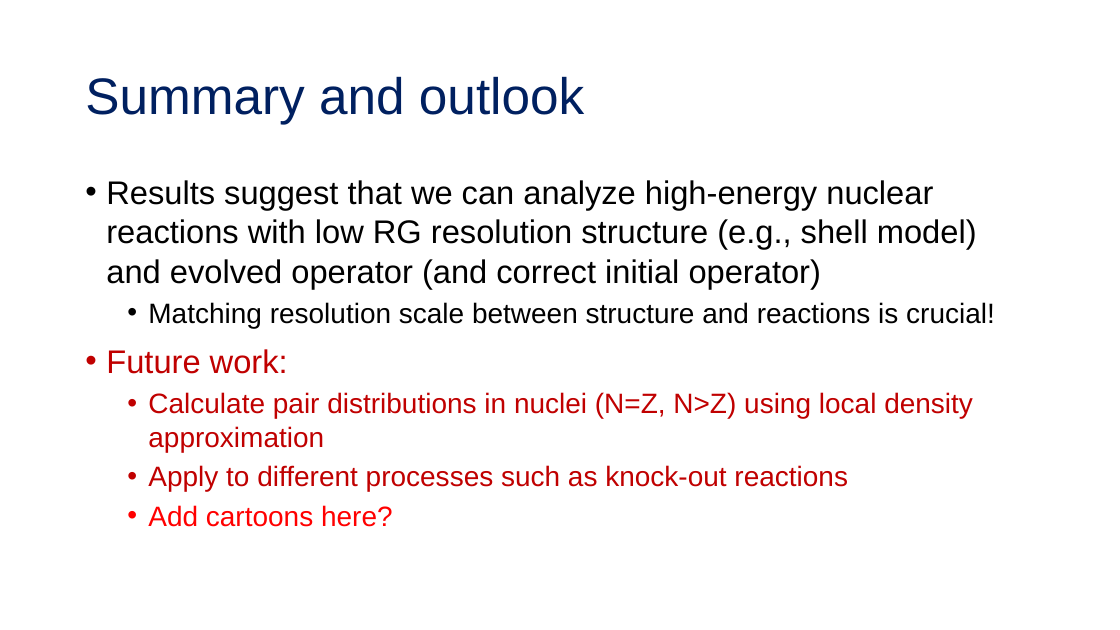
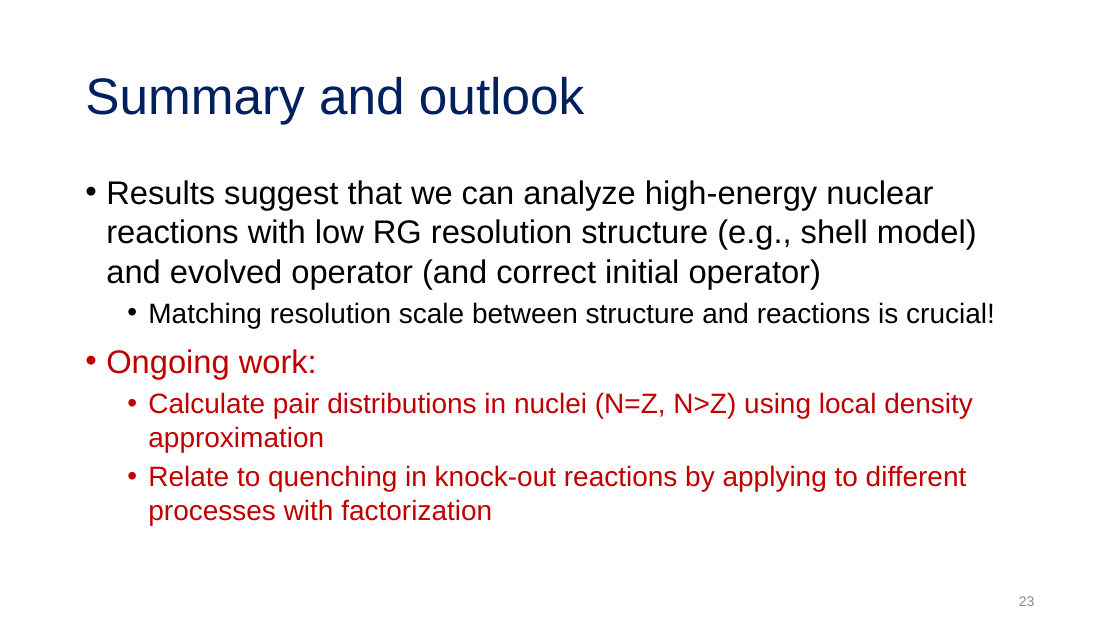
Before and after one commit to tropiano4/tropiano-srg, a slide deck: slide 23 of Presentations/DNP_October2020/tropiano_dnp_october2020.pptx. Drawn at 1120x630 pixels with LibreOffice and Linux fonts; fonts in the diff are those of the drawing. Boxes give left, top, right and bottom in pixels: in the first picture for what was removed or moved away, otherwise in the second. Text is boxed around its words. In the diff, an @@ line names an element or a change of style, - is before the commit and + after.

```diff
--- a/Presentations/DNP_October2020/tropiano_dnp_october2020.pptx
+++ b/Presentations/DNP_October2020/tropiano_dnp_october2020.pptx
@@ text at (x1=106, y1=349, x2=317, y2=379): text changed @@
-• Future work:
+• Ongoing work:
@@ text at (x1=148, y1=465, x2=967, y2=525): text changed @@
-  • Apply to different processes such as knock-out reactions
-  • Add cartoons here?
+  • Relate to quenching in knock-out reactions by applying to different processes with factorization
@@ page number added at (x1=1019, y1=596, x2=1035, y2=606), 12 pt, text #8C8C8C @@
+23
```
Also in this commit, not shown: 22 other slides changed.
